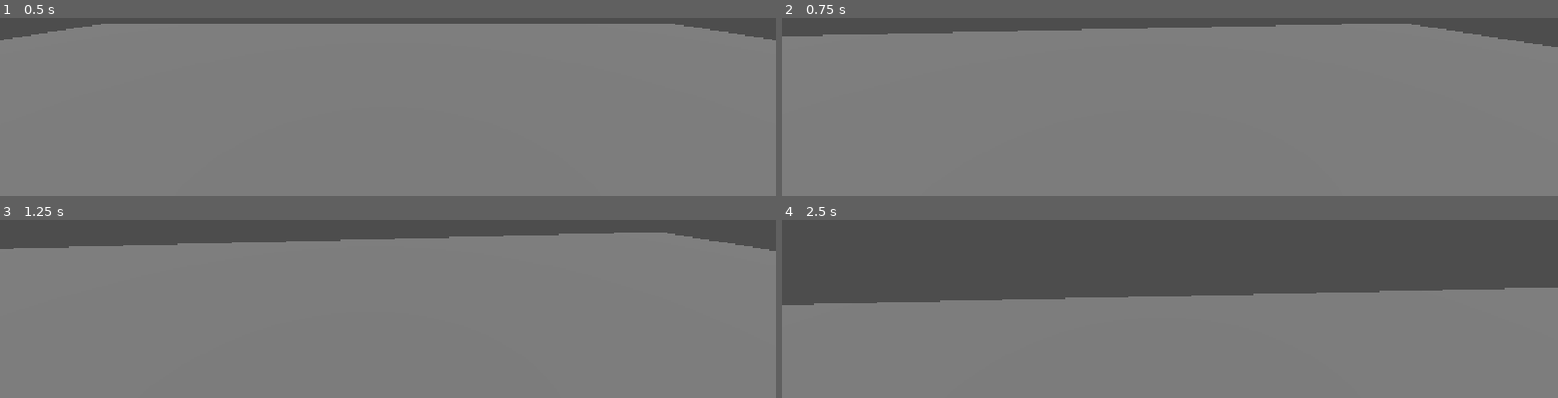
Above: before the commit, frames 1-4 (two rows, left to right).
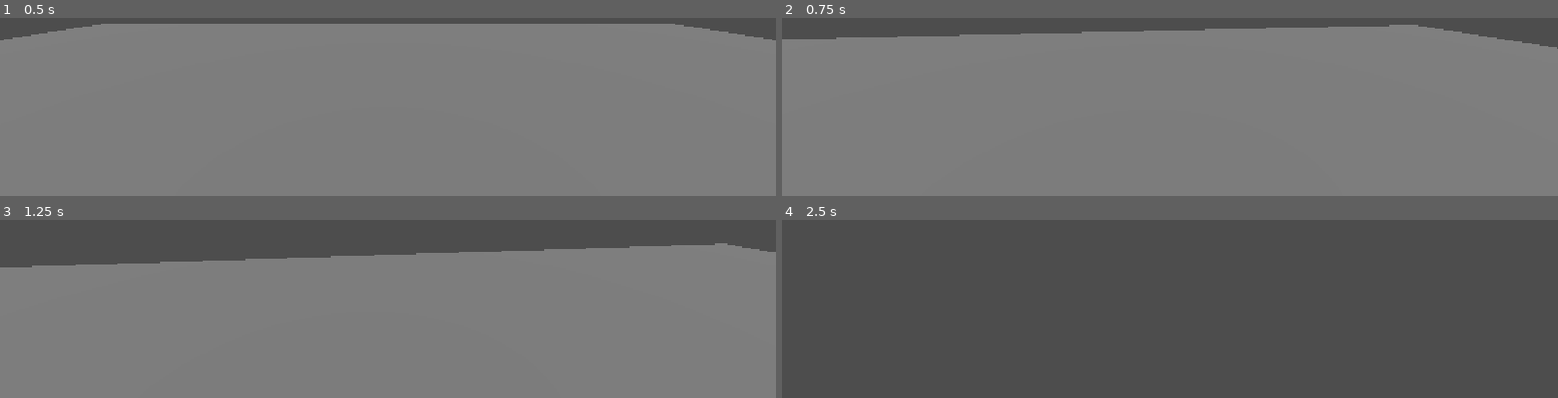
Above: after the commit, the same moments.

Repository: V-spike/nights-of-tec
Game: Godot game, scene res://scenes/test/yuu/test_player.tscn
Same seed, same stepped clock (60 frames per second), same inputs: the game is played once before the commit and once after it. This scene is started directly instead of the project's main scene.
Inputs (mouse positions are in pixels of both pictures, inside the frame that each line leads up to):
- Up to frame 1 (0.5 s): no input
- Up to frame 2 (0.75 s): move the mouse to (outside the picture) at 0.52 s; hold W (move_forward) from 0.53 s (still down); hold Shift (run) from 0.53 s (still down)
- Up to frame 3 (1.25 s): keep holding W (move_forward); keep holding Shift (run)
- Up to frame 4 (2.5 s): keep holding W (move_forward); move the mouse to (outside the picture) at 1.27 s; release Shift (run) at 1.28 s; tap Shift (run) at 1.35 s; move the mouse to (outside the picture) at 2.02 s; hold Shift (run) from 2.03 s (still down)

Frame 1 is identical in both runs. In frame 2, 1.3% of the frame differs, in the area x 0-100%, y 3-18%; in frame 3, 8.3%; in frame 4, 57%, in the area x 0-100%, y 38-100%.

Commit message:
L2: correr con stamina, agotamiento y aviso al HUD

Diff:
--- a/scripts/player/player.gd
+++ b/scripts/player/player.gd
@@ -1,6 +1,19 @@
 extends CharacterBody3D
+#declaracion de estamina, velocidad al caminar, velocidad al correr
+@export var walk_speed: float = 3.0
+@export var run_speed: float = 5.5
+@export var stamina_drain: float = 0.25
+@export var stamina_regen: float = 0.15
+@export var stamina_recover_at: float = 0.3
 
-@export var walk_speed: float = 3.0
+
+#Cansancio del jugador
+var exhausted: bool = false
+#Estamina del jugador maximo 1
+var stamina: float = 1.0
+#aviso de stamina para hud
+var last_stamina: float = 1.0
+#gravedad del juego
 var gravity: float = ProjectSettings.get_setting("physics/3d/default_gravity")
 
 @export var mouse_sensitivity: float = 0.002
@@ -33,7 +46,26 @@
 		input_dir = Input.get_vector("move_left", "move_right", "move_forward", "move_back")
 	#direccion del mundo
 	var direction := (transform.basis * Vector3(input_dir.x, 0, input_dir.y)).normalized()
-	#velocidad  x/z con walk speed, multiplica.
-	velocity.x = direction.x * walk_speed
-	velocity.z = direction.z * walk_speed
+	#velocidad actual
+	#Pregunta si esta corriendo shift: presionado y dir: distinta a quieta
+	var running := Input.is_action_pressed("run") and input_dir != Vector2.ZERO and not exhausted
+	var speed := walk_speed
+	if running:
+		speed = run_speed
+	if running:
+		stamina -= stamina_drain * delta
+	else:
+		stamina += stamina_regen * delta
+	stamina = clamp(stamina, 0.0, 1.0)
+	#si estamina es llega a 0, el jugador pasa a estar cansado
+	if stamina <= 0.0:
+		exhausted = true
+	elif stamina >= stamina_recover_at:
+		exhausted = false
+	if stamina != last_stamina:
+		GameState.stamina_changed.emit(stamina)
+		last_stamina = stamina
+	#velocidad  x/z con  speed, multiplica.
+	velocity.x = direction.x * speed
+	velocity.z = direction.z * speed
 	move_and_slide()
